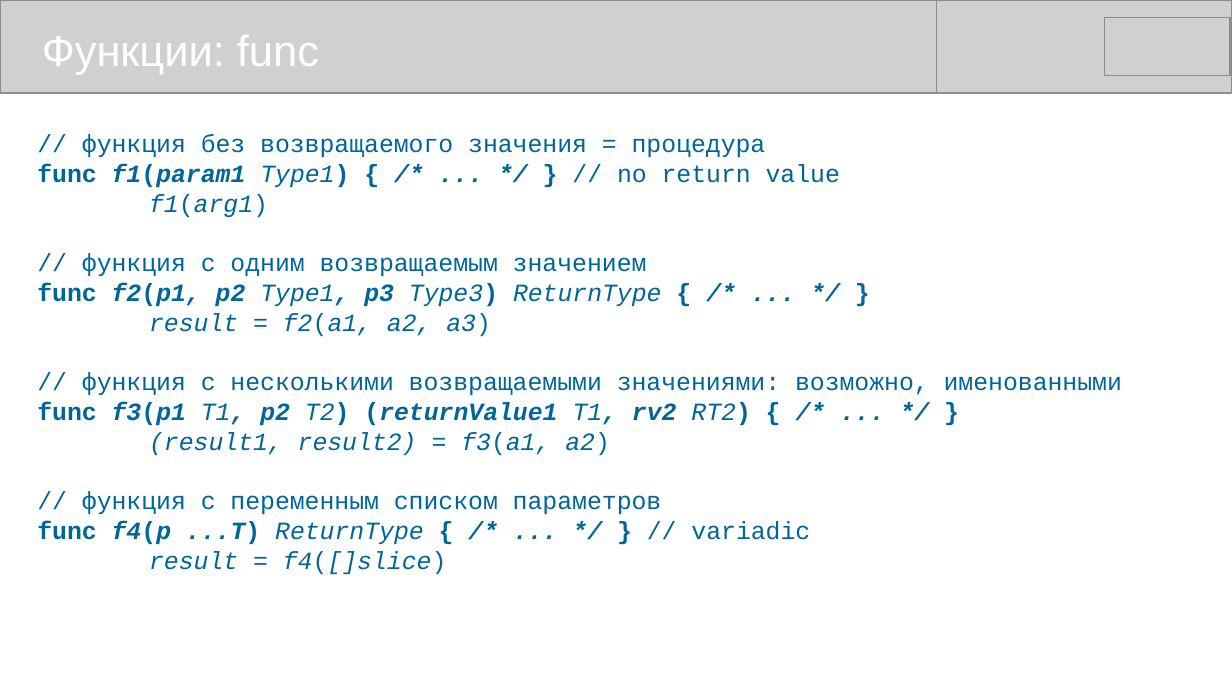
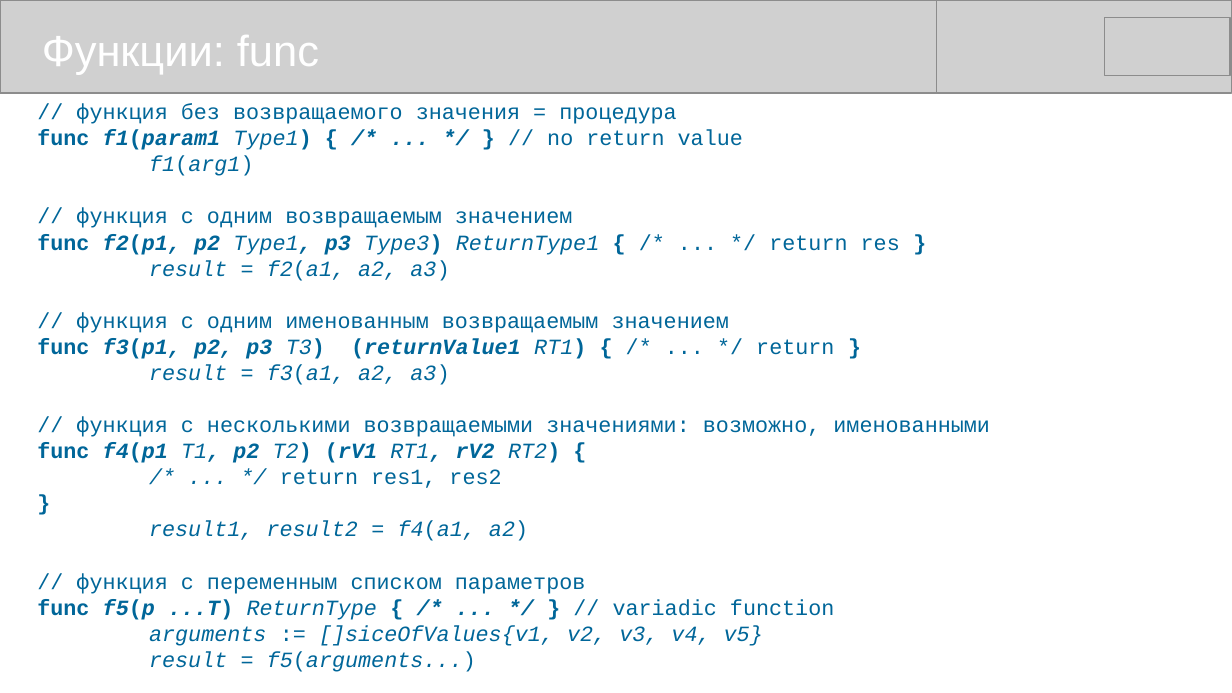
Before and after one commit to mike-shock/Go_language, a slide deck: slide 25 of Go_Review.odp. Drawn at 1232x693 pixels with LibreOffice and Linux fonts; fonts in the diff are those of the drawing; grey boxes stand for pictures. Boxes give left, top, right and bottom in pixels: in the first picture for what was removed or moved away, otherwise in the second. Text is boxed around its words. In the diff, an @@ line names an element or a change of style, - is before the commit and + after.

```diff
--- a/Go_Review.odp
+++ b/Go_Review.odp
@@ text at box(37, 103, 990, 594): size 16 to 14 pt in "// функция без возвращаемого значения = процедура", "func f1(param1 Type1) { /* ... */ ...", "f1(arg1)", "// функция с одним возвращаемым значением" and 3 more places @@
@@ text at box(37, 234, 900, 255): text changed; size 16 to 14 pt; bold off @@
-func f2(p1, p2 Type1, p3 Type3) ReturnType { /* ... */ }
+func f2(p1, p2 Type1, p3 Type3) ReturnType1 { /* ... */ return res }
@@ text at box(37, 312, 834, 385): paragraphs added @@
+// функция с одним именованным возвращаемым значением
+func f3(p1, p2, p3 T3) (returnValue1 RT1) { /* ... */ return }
+result = f3(a1, a2, a3)
@@ text at box(37, 443, 560, 541): text changed; size 16 to 14 pt; bold off @@
-func f3(p1 T1, p2 T2) (returnValue1 T1, rv2 RT2) { /* ... */ }
-(result1, result2) = f3(a1, a2)
+func f4(p1 T1, p2 T2) (rV1 RT1, rV2 RT2) {
+/* ... */ return res1, res2
+}
+result1, result2 = f4(a1, a2)
@@ text at box(37, 599, 834, 672): text changed; size 16 to 14 pt @@
-func f4(p ...T) ReturnType { /* ... */ } // variadic
-result = f4([]slice)
+func f5(p ...T) ReturnType { /* ... */ } // variadic function
+arguments := []siceOfValues{v1, v2, v3, v4, v5}
+result = f5(arguments...)
```
Also in this commit, not shown: 4 other slides changed, 1 other file.
